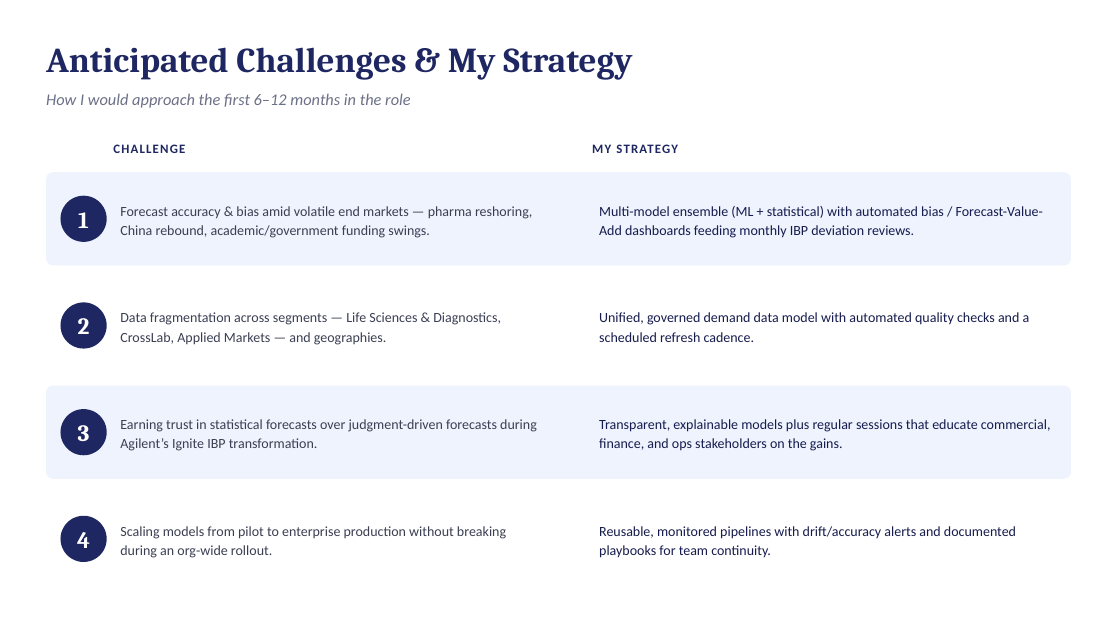
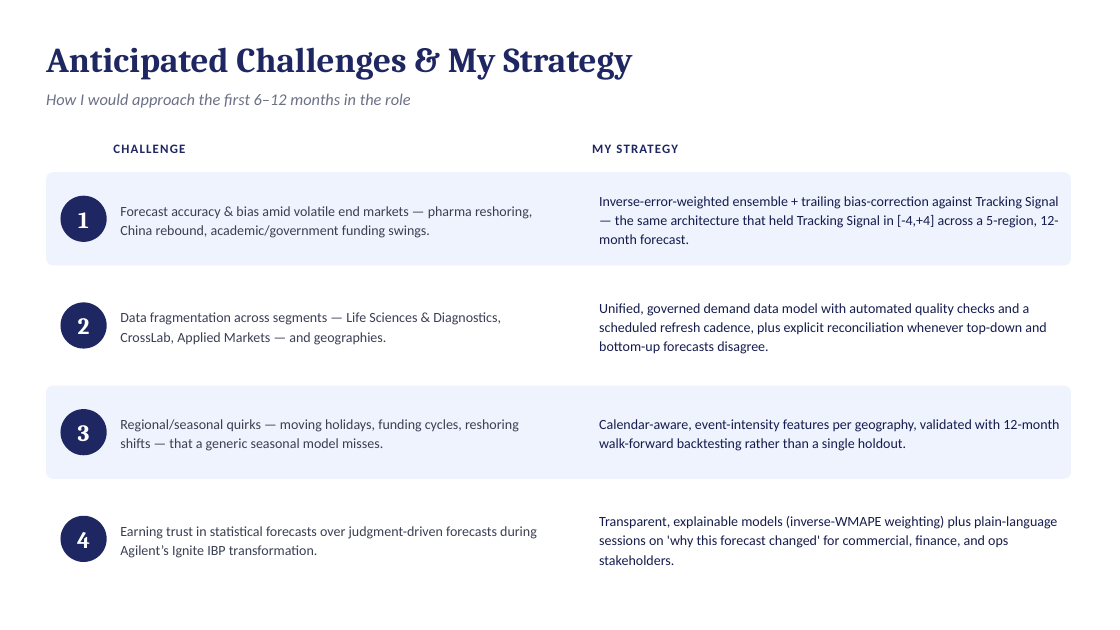
Before and after one commit to rohit6857/rohit, a slide deck: slide 2 of Agilent_Interview_Prework.pptx. Drawn at 1120x630 pixels with LibreOffice and Linux fonts; fonts in the diff are those of the drawing. Boxes give left, top, right and bottom in pixels: in the first picture for what was removed or moved away, otherwise in the second. Text is boxed around its words. In the diff, an @@ line names an element or a change of style, - is before the commit and + after.

```diff
--- a/Agilent_Interview_Prework.pptx
+++ b/Agilent_Interview_Prework.pptx
@@ text at bbox=[599, 196, 1058, 244]: text changed @@
-Multi-model ensemble (ML + statistical) with automated bias / Forecast-Value-Add dashboards feeding monthly IBP deviation reviews.
+Inverse-error-weighted ensemble + trailing bias-correction against Tracking Signal — the same architecture that held Tracking Signal in [-4,+4] across a 5-region, 12-month forecast.
@@ text at bbox=[599, 303, 1046, 354]: text changed @@
-Unified, governed demand data model with automated quality checks and a scheduled refresh cadence.
+Unified, governed demand data model with automated quality checks and a scheduled refresh cadence, plus explicit reconciliation whenever top-down and bottom-up forecasts disagree.
@@ text at bbox=[120, 419, 519, 451]: text changed @@
-Earning trust in statistical forecasts over judgment-driven forecasts during Agilent’s Ignite IBP transformation.
+Regional/seasonal quirks — moving holidays, funding cycles, reshoring shifts — that a generic seasonal model misses.
@@ text at bbox=[599, 419, 1059, 451]: text changed @@
-Transparent, explainable models plus regular sessions that educate commercial, finance, and ops stakeholders on the gains.
+Calendar-aware, event-intensity features per geography, validated with 12-month walk-forward backtesting rather than a single holdout.
@@ text at bbox=[120, 526, 537, 558]: text changed @@
-Scaling models from pilot to enterprise production without breaking during an org-wide rollout.
+Earning trust in statistical forecasts over judgment-driven forecasts during Agilent’s Ignite IBP transformation.
@@ text at bbox=[599, 516, 1057, 565]: text changed @@
-Reusable, monitored pipelines with drift/accuracy alerts and documented playbooks for team continuity.
+Transparent, explainable models (inverse-WMAPE weighting) plus plain-language sessions on 'why this forecast changed' for commercial, finance, and ops stakeholders.
```
Also in this commit, not shown: 1 other slide changed.
